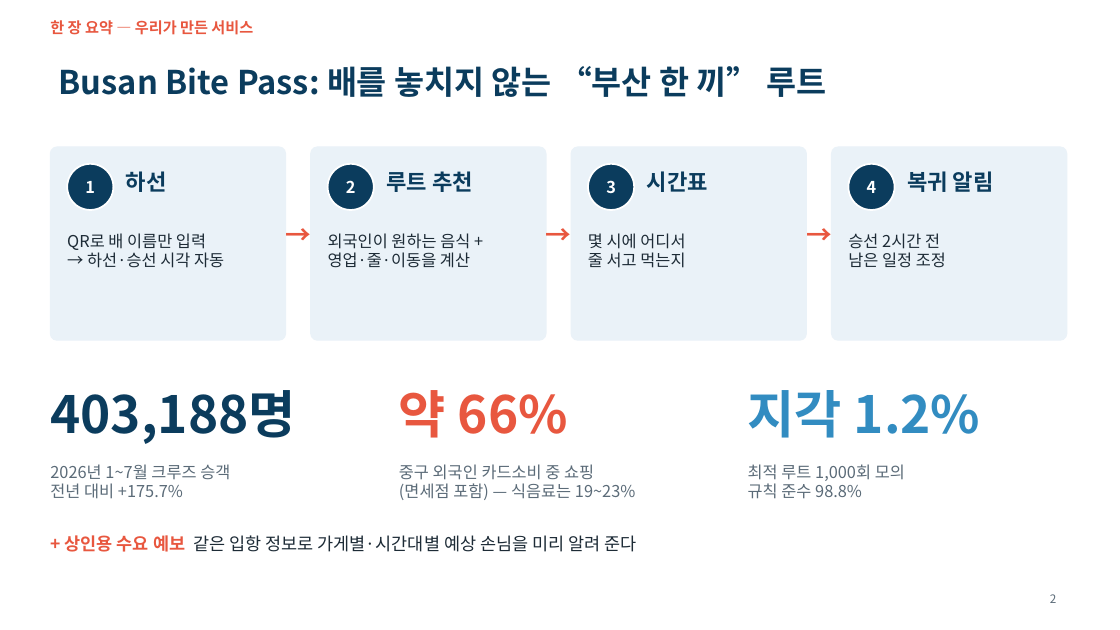
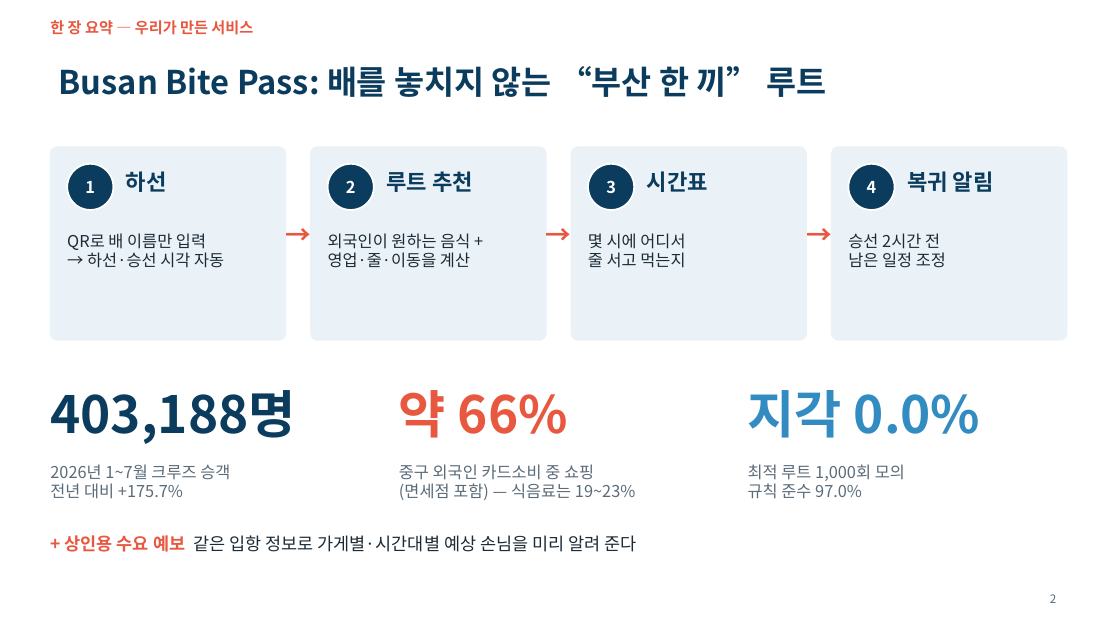
Before and after one commit to ddayoung03/busan-cruise-unpassing, a slide deck: slide 2 of 05_문서/3주차_발표자료.pptx. Drawn at 1120x630 pixels with LibreOffice and Linux fonts; fonts in the diff are those of the drawing. Boxes give left, top, right and bottom in pixels: in the first picture for what was removed or moved away, otherwise in the second. Text is boxed around its words. In the diff, an @@ line names an element or a change of style, - is before the commit and + after.

```diff
--- a/05_문서/3주차_발표자료.pptx
+++ b/05_문서/3주차_발표자료.pptx
@@ text at box(748, 390, 981, 438): text changed @@
-지각 1.2%
+지각 0.0%
@@ text at box(748, 483, 862, 499): text changed @@
-규칙 준수 98.8%
+규칙 준수 97.0%
```
Also in this commit, not shown: 21 other slides changed, 5 slides added, 19 other files.
